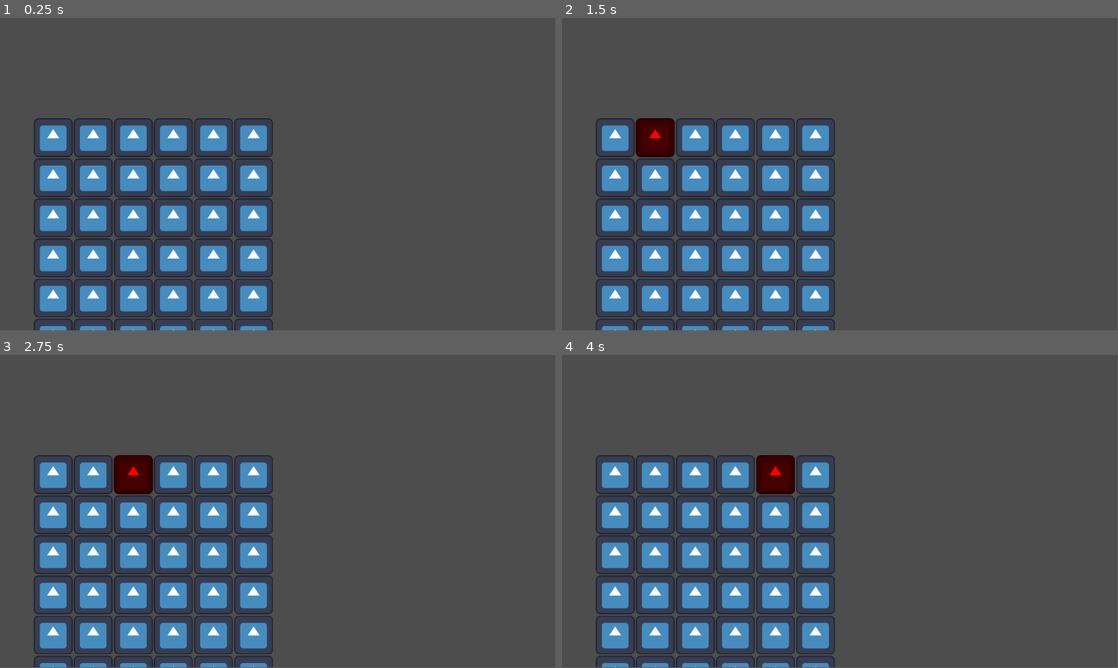
Above: before the commit, frames 1-4 (two rows, left to right).
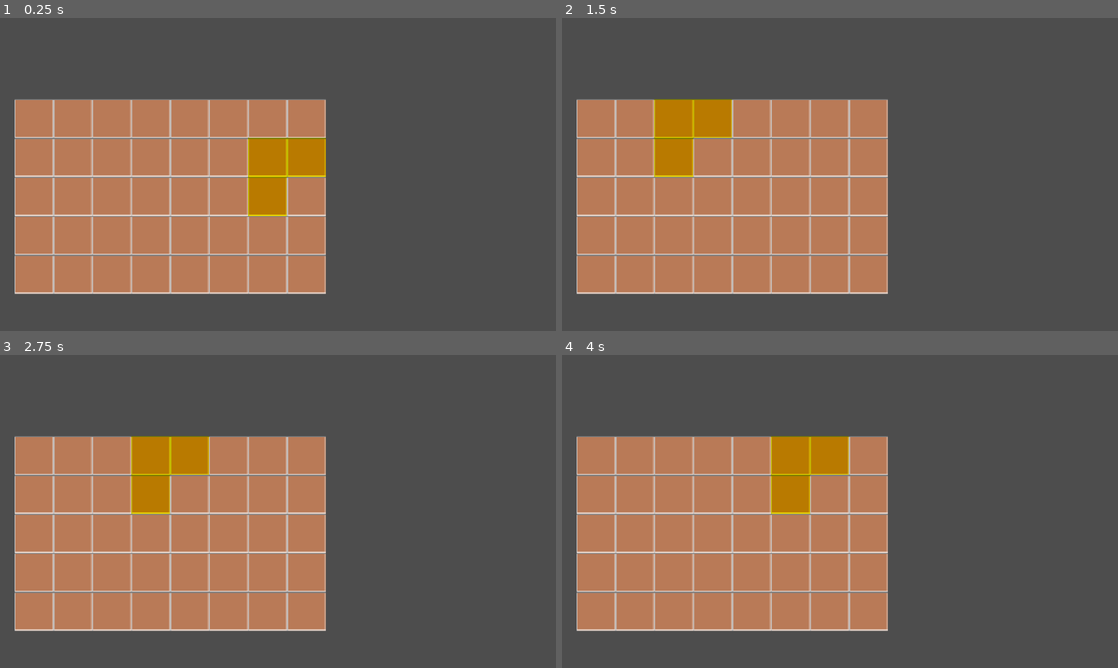
Above: after the commit, the same moments.

Repository: ilasaigues/LD-limited_space
Game: Godot game, scene res://gameplay.tscn
Same seed, same stepped clock (60 frames per second), same inputs: the game is played once before the commit and once after it. The engine's default icon, where the game draws it, is replaced by a stand-in: a white triangle on a blue panel in a dark square.
Inputs (mouse positions are in pixels of both pictures, inside the frame that each line leads up to):
- Up to frame 1 (0.25 s): no input
- Up to frame 2 (1.5 s): click (617, 136) at 0.52 s; click (656, 136) at 1.27 s
- Up to frame 3 (2.75 s): click (133, 473) at 2.02 s
- Up to frame 4 (4 s): click (734, 473) at 2.77 s; click (773, 473) at 3.52 s
In our replay, the window is 799x449 before the commit and 800x450 after it. These sizes can differ from the game's own. Grey fills any space a smaller window leaves; there, only what the larger window draws over its background counts as a difference.

The runs differ from the first frame. In frame 1, 38% of the frame differs, in the area x 2-59%, y 26-100%; in frame 2, 38%; in frame 3, 38%; in frame 4, 38%.

Commit message:
Basic grid and item rotation

Diff:
--- /dev/null
+++ b/Prefabs/EmptyItem.tscn
@@ -0,0 +1,12 @@
+[gd_scene load_steps=2 format=3 uid="uid://dubao2hlm4ux6"]
+
+[ext_resource type="Script" path="res://Source/ItemInstance.gd" id="1_6hpxw"]
+
+[node name="EmptyItem" type="Control"]
+layout_mode = 3
+anchors_preset = 15
+anchor_right = 1.0
+anchor_bottom = 1.0
+grow_horizontal = 2
+grow_vertical = 2
+script = ExtResource("1_6hpxw")
--- a/Prefabs/inventory_slot.tscn
+++ b/Prefabs/inventory_slot.tscn
@@ -1,8 +1,23 @@
 [gd_scene load_steps=3 format=3 uid="uid://cw5xjeqg7cd65"]
 
-[ext_resource type="Texture2D" uid="uid://b5rctlkb0rcjg" path="res://icon.svg" id="1_37v5s"]
+[ext_resource type="Texture2D" uid="uid://brxiaw42ngg4n" path="res://Sprites/gridSlot.png" id="2_deqit"]
 [ext_resource type="Script" path="res://Source/GridSlot.gd" id="2_i4jho"]
 
-[node name="InventorySLot" type="TextureButton"]
-texture_normal = ExtResource("1_37v5s")
+[node name="Container" type="Control"]
+custom_minimum_size = Vector2(128, 128)
+layout_mode = 3
+anchors_preset = 15
+anchor_right = 1.0
+anchor_bottom = 1.0
+grow_horizontal = 2
+grow_vertical = 2
 script = ExtResource("2_i4jho")
+
+[node name="GridSlotTexture" type="TextureRect" parent="."]
+layout_mode = 0
+offset_left = -64.0
+offset_top = -64.0
+offset_right = 64.0
+offset_bottom = 64.0
+pivot_offset = Vector2(64, 64)
+texture = ExtResource("2_deqit")
--- a/Source/GridContainer.gd
+++ b/Source/GridContainer.gd
@@ -3,26 +3,46 @@
 @export var rows:int
 var slot_prefab = preload("res://Prefabs/inventory_slot.tscn")
 var grid = []
-var selectedNodes = []
 
+var closestNode = null
+
+var emptyItem = preload("res://Prefabs/EmptyItem.tscn")
+var selectedItem
 
 func _ready():
-	for x in columns:
-		for y in rows:
-			print(x,y)
+	selectedItem = emptyItem.instantiate()
+	selectedItem.Init(load("res://testWeapon.tres"))
+
+	for r in rows:
+		for c in columns:
 			var instance = slot_prefab.instantiate()
 			add_child(instance)
-			var pos = Vector2i(x,y)
+			var pos = Vector2i(c,r)
 			instance.grid_position=pos
 			add_slot(pos,instance)
 
-
 func _process(delta):
+	if Input.is_action_just_pressed("ui_left"):
+		selectedItem.Rotate(false)
+	if Input.is_action_just_pressed("ui_right"):
+		selectedItem.Rotate(true)
 	for column in grid:
 		for node in column:
-			node.modulate = Color.WHITE
-	for node in selectedNodes:
-		node.modulate = Color.RED
+			node.modulate=Color.WHITE
+			if closestNode == null: closestNode = node
+			elif closestNode.global_position.distance_to(get_global_mouse_position()) > node.global_position.distance_to(get_global_mouse_position()):
+				closestNode = node
+	var coveredNodes = []
+	for offset in selectedItem.get_dimensions():
+		var coveredNode = try_get_node(closestNode.grid_position+offset)
+		if coveredNode: coveredNodes.append(coveredNode)
+	for node in coveredNodes:
+		node.modulate=Color.YELLOW
+
+func try_get_node(id:Vector2i):
+	if id.x >=0 && id.x < grid.size() && id.y >=0 && id.y < grid[id.x].size():
+		return grid[id.x][id.y]
+	return null
 
 func add_slot(id:Vector2i,slot):
 	while grid.size() <=id.x:
@@ -30,9 +50,3 @@
 	while grid[id.x].size()<= id.y:
 		grid[id.x].append([])
 	grid[id.x][id.y] = slot
-
-func on_changed_hovered_node(node, enter:bool):
-	if enter && selectedNodes.count(node)==0:
-		selectedNodes.append(node)
-	elif !enter && selectedNodes.count(node)!=0:
-		selectedNodes.erase(node)
--- a/Source/GridSlot.gd
+++ b/Source/GridSlot.gd
@@ -1,7 +1,2 @@
-extends TextureButton
-
+extends Control
 @export var grid_position:Vector2i
-
-func _process(delta):
-	var mouse_pos = get_global_mouse_position()
-	$"..".on_changed_hovered_node(self,get_global_rect().has_point(mouse_pos))
--- /dev/null
+++ b/Source/ItemData.gd
@@ -0,0 +1,7 @@
+extends Resource
+class_name ItemData
+enum ITEM_TYPE {Weapon, Consumable, Quest}
+enum SPECIAL_PROPERTY {Fire, Ice, Acid, None = -1}
+@export var property:SPECIAL_PROPERTY = SPECIAL_PROPERTY.None
+@export_flags("Fire","Ice","Acid") var weaknesses:int = 0
+@export var dimensions:Array[Vector2i] = [Vector2i.ZERO]
--- /dev/null
+++ b/Source/ItemInstance.gd
@@ -0,0 +1,27 @@
+extends Node
+class_name ItemInstance
+var base_data:ItemData
+var grid_position:Vector2i
+
+var rotationIndex = 0
+
+func Init(data:ItemData):
+	base_data = data
+
+func Rotate(clockwise:bool):
+	rotationIndex = (rotationIndex +( 3 if clockwise else 1)) % 4
+
+
+func get_dimensions():
+	var dimensions:Array[Vector2i] = []
+	for vec in base_data.dimensions:
+		match rotationIndex:
+			0:
+				dimensions.append(vec)
+			1:
+				dimensions.append(Vector2i(vec.y,-vec.x))
+			2:
+				dimensions.append(Vector2i(-vec.x,-vec.y))
+			3:
+				dimensions.append(Vector2i(-vec.y,vec.x))
+	return dimensions
--- a/gameplay.tscn
+++ b/gameplay.tscn
@@ -17,6 +17,8 @@
 offset_right = 1122.0
 offset_bottom = 864.0
 scale = Vector2(0.63, 0.63)
-columns = 6
+theme_override_constants/h_separation = 0
+theme_override_constants/v_separation = 0
+columns = 8
 script = ExtResource("1_k6f25")
-rows = 6
+rows = 5
--- a/project.godot
+++ b/project.godot
@@ -14,3 +14,11 @@
 run/main_scene="res://gameplay.tscn"
 config/features=PackedStringArray("4.1", "Forward Plus")
 config/icon="res://icon.svg"
+
+[display]
+
+window/stretch/mode="viewport"
+
+[rendering]
+
+textures/canvas_textures/default_texture_filter=0
--- /dev/null
+++ b/testWeapon.tres
@@ -0,0 +1,9 @@
+[gd_resource type="Resource" script_class="ItemData" load_steps=2 format=3 uid="uid://lp8ik6jpmgdu"]
+
+[ext_resource type="Script" path="res://Source/ItemData.gd" id="1_s8cqm"]
+
+[resource]
+script = ExtResource("1_s8cqm")
+property = -1
+weaknesses = 0
+dimensions = Array[Vector2i]([Vector2i(0, 0), Vector2i(1, 0), Vector2i(0, 1)])
Binary file added: Sprites/gridSlot.png
Not shown, added: Sprites/gridSlot.png.import
